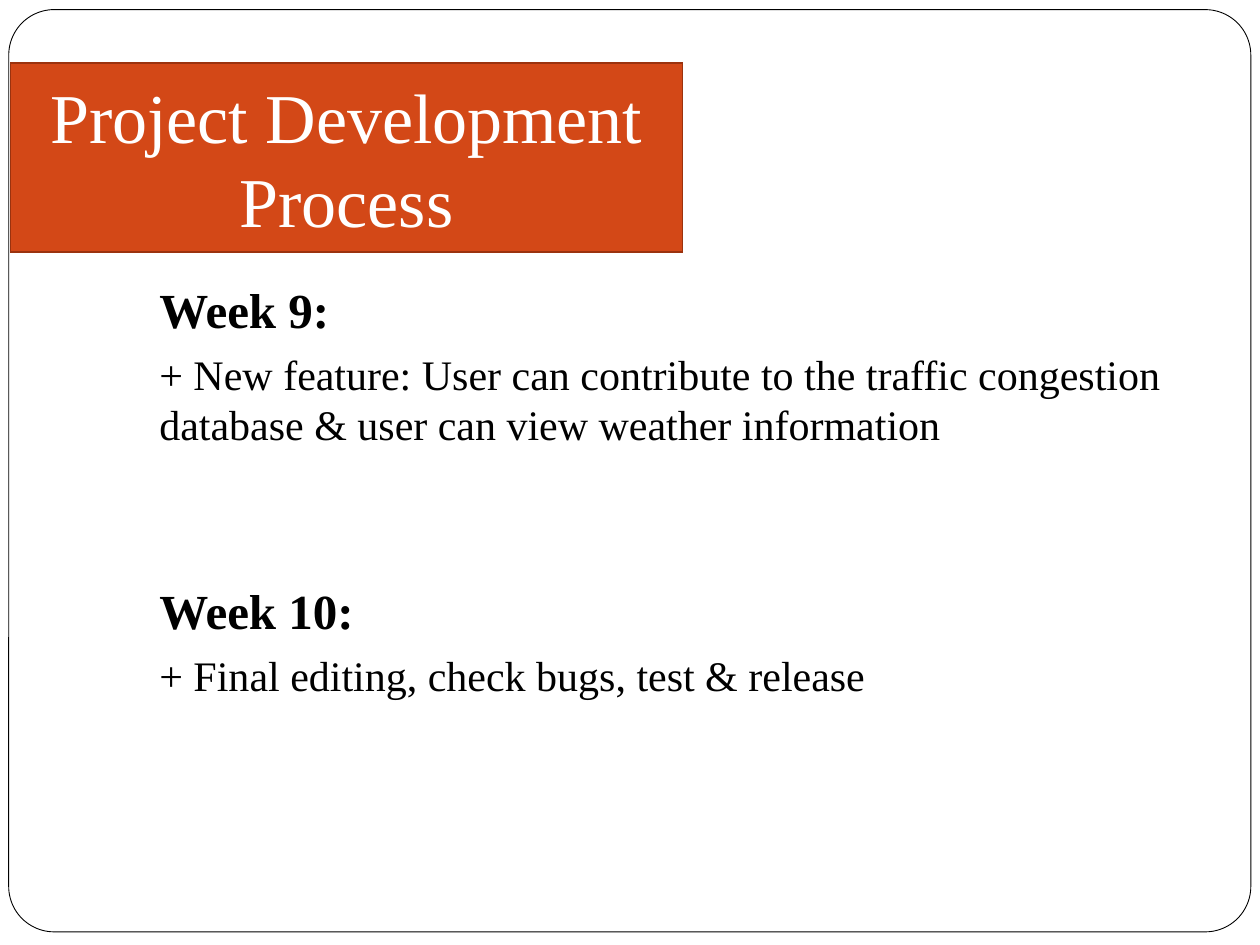
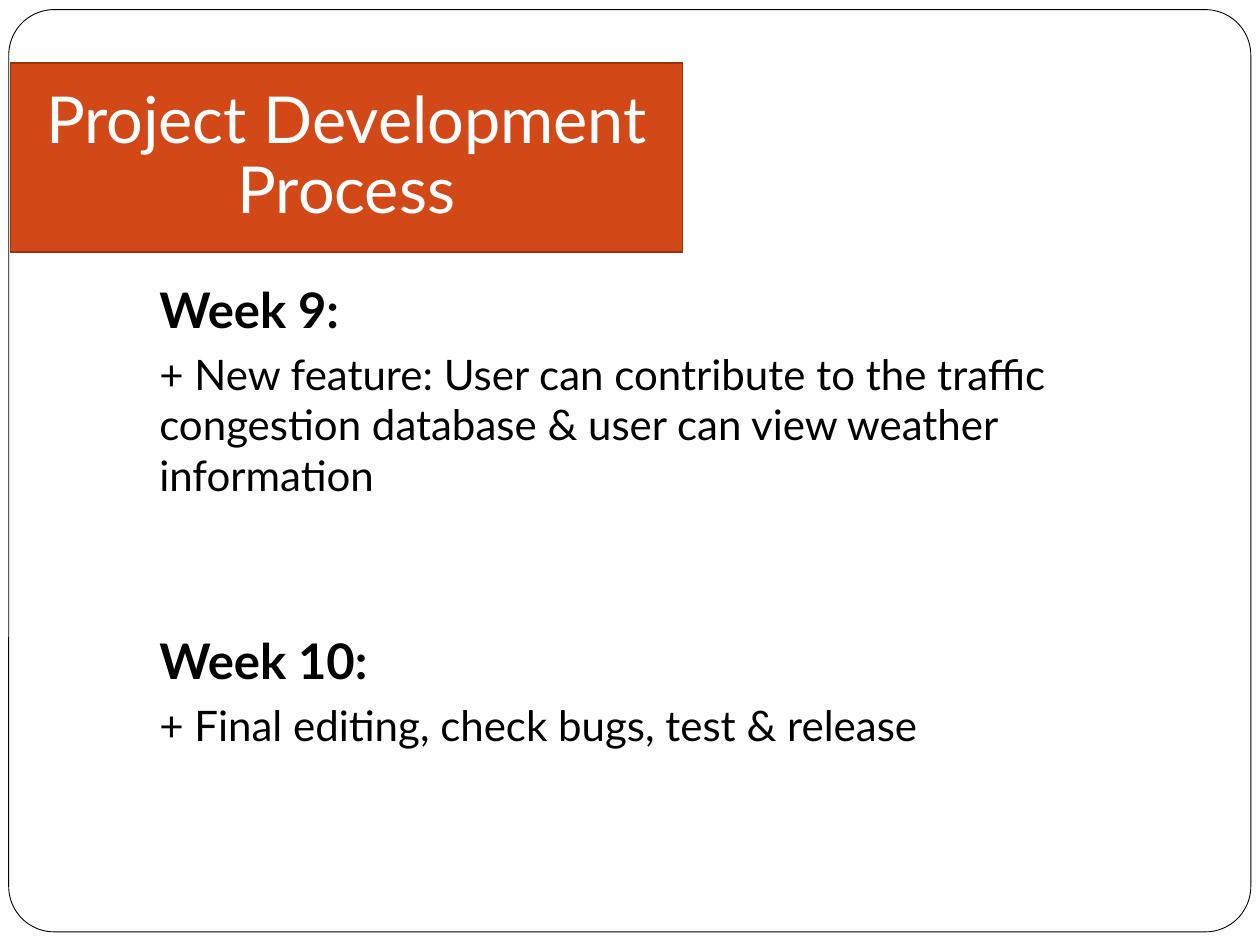
Before and after one commit to zatcsc/group5.k57ca, a slide deck: slide 37 of Final Report/Group5.K57CA.ppt (slide 25 before the commit). Drawn at 1260x945 pixels with LibreOffice and Linux fonts; fonts in the diff are those of the drawing. Boxes give left, top, right and bottom in pixels: in the first picture for what was removed or moved away, otherwise in the second. Text is boxed around its words. In the diff, an @@ line names an element or a change of style, - is before the commit and + after.

```diff
--- a/Final Report/Group5.K57CA.ppt
+++ b/Final Report/Group5.K57CA.ppt
@@ rectangle "Project Development Process" at [10, 63, 682, 252]: size 40 to 37 pt, font Times New Roman to Lato; line spacing 1 to 0.9 @@
@@ text "Week 9:" at [159, 291, 1045, 749]: font Times New Roman to Lato @@
```
Also in this commit, not shown: 22 other slides changed, 12 slides added.
